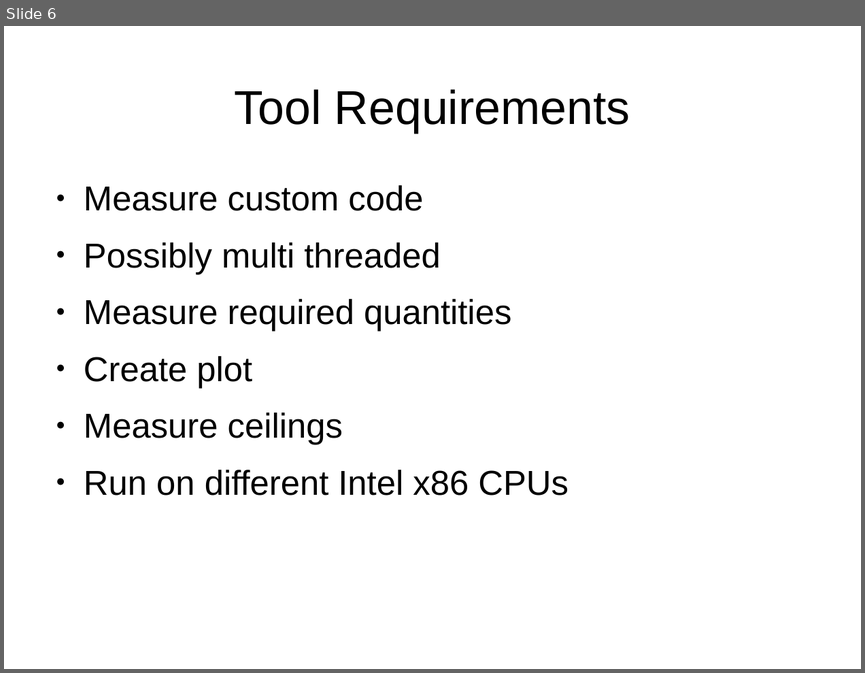
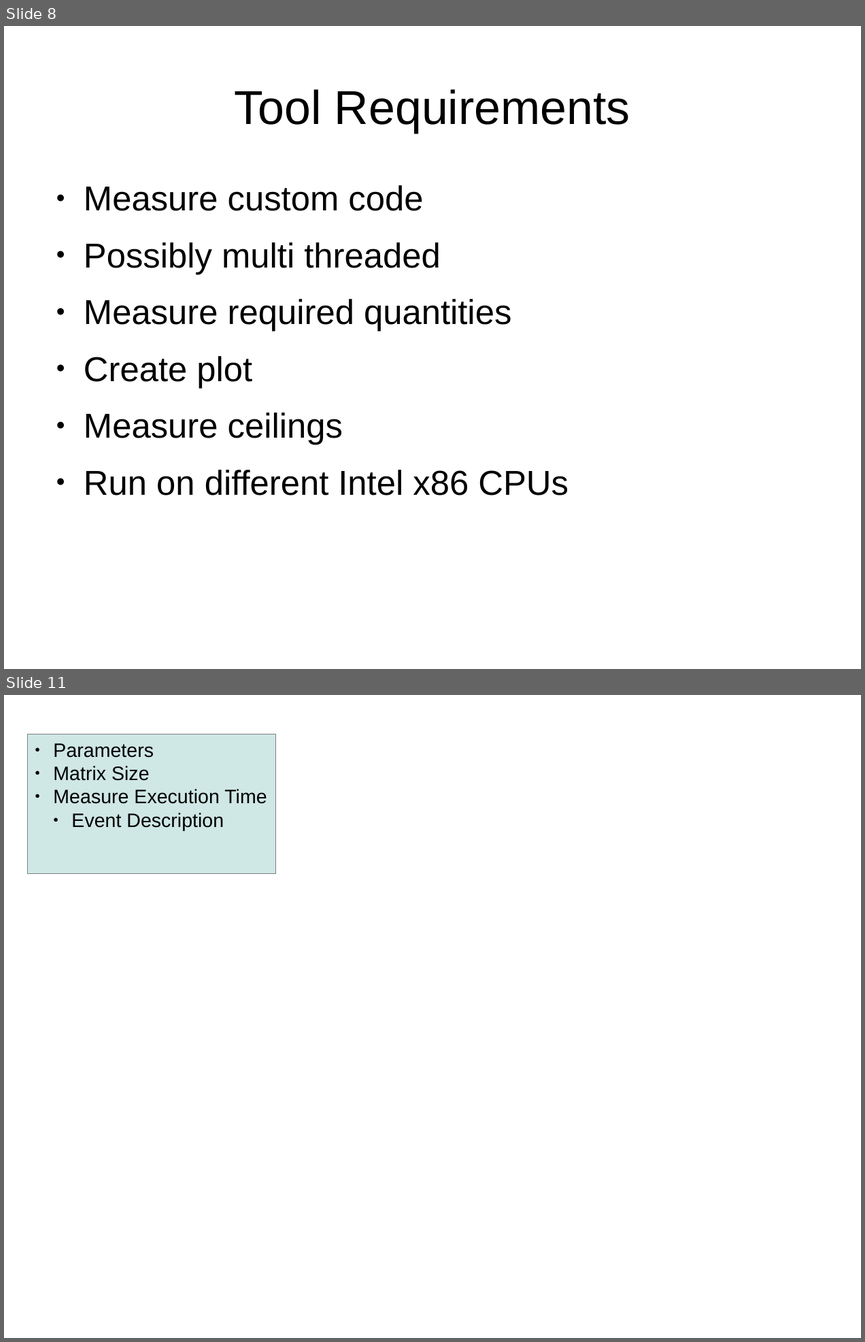
Before and after one commit to GeorgOfenbeck/Thesis_Steinmann, a slide deck: presentation.odp. Shown one above the other, each under a label of ours: slide 6 before the commit, slides 8 and 11 after it; the slides between them are not shown. The pictures are 865x673 and 865x1342 pixels, drawn with LibreOffice and Linux fonts; fonts in the diff are those of the drawing; background and template pictures are left out. Boxes give left, top, right and bottom in pixels: in the first picture for what was removed or moved away, otherwise in the second. Text is boxed around its words. In the diff, an @@ line names an element or a change of style, - is before the commit and + after.

```diff
--- a/presentation.odp
+++ b/presentation.odp
@@ slide 11 added at (4, 695, 861, 1338), background picture (left out) @@
@@ rectangle added at (27, 734, 276, 874), fill #CFE7E5, outline #808080 0 pt, 18 pt, text #000000 @@
+● Parameters
+● Matrix Size
+● Measure Execution Time
+  ● Event Description
@@ what was slide 6 is now slide 8 @@
```
Also in this commit, not shown: 2 slides changed, 18 other slides added, 2 slides removed.
